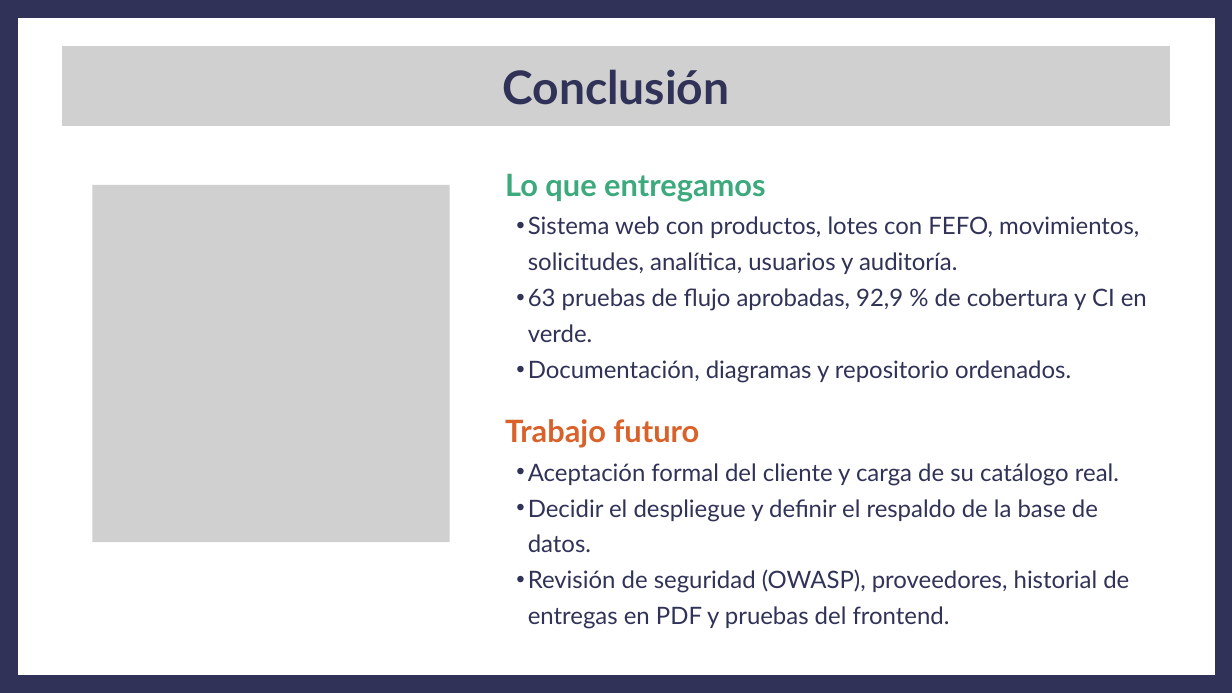
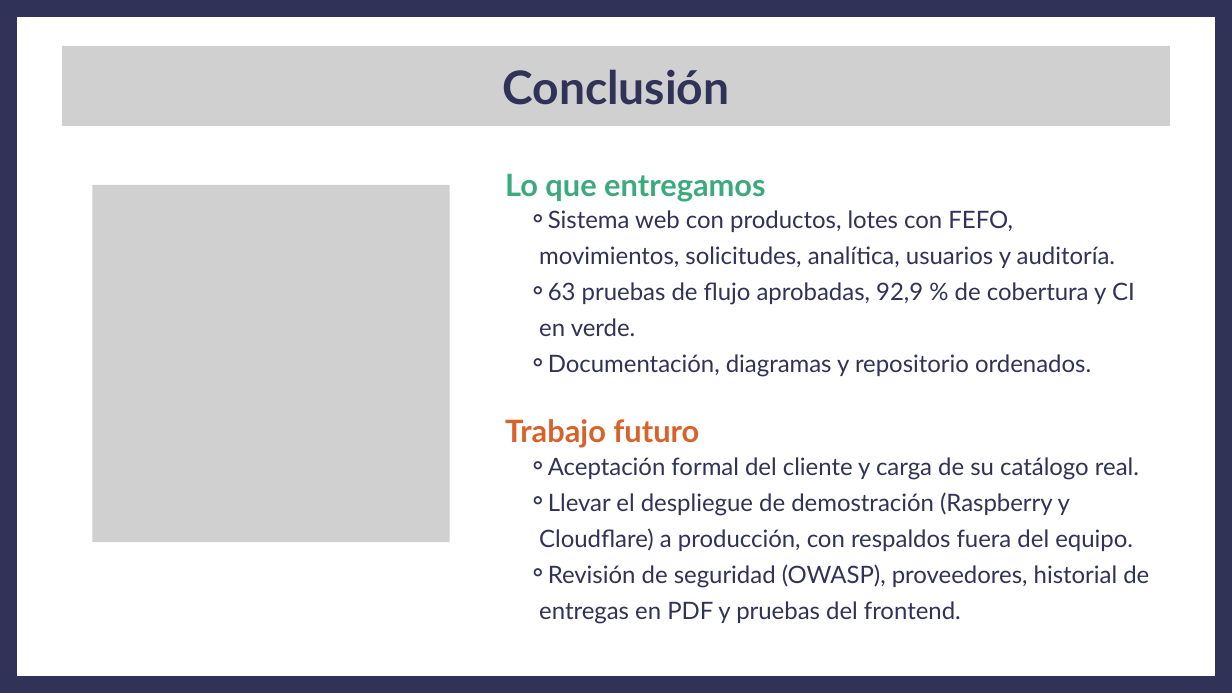
Before and after one commit to ezequielesq/SAN-BERNARDO-MALLEN-GONZALEZ-PTY4614-002D-EQUIPO-3, a slide deck: slide 15 of FASE 2/EVIDENCIAS PROYECTO/PRESENTACIÓN FASE 2 - CAPSTONE.pptx (slide 14 before the commit). Drawn at 1232x693 pixels with LibreOffice and Linux fonts; fonts in the diff are those of the drawing; grey boxes stand for pictures. Boxes give left, top, right and bottom in pixels: in the first picture for what was removed or moved away, otherwise in the second. Text is boxed around its words. In the diff, an @@ line names an element or a change of style, - is before the commit and + after.

```diff
--- a/FASE 2/EVIDENCIAS PROYECTO/PRESENTACIÓN FASE 2 - CAPSTONE.pptx
+++ b/FASE 2/EVIDENCIAS PROYECTO/PRESENTACIÓN FASE 2 - CAPSTONE.pptx
@@ text "Sistema web con productos, lotes ..." at [539, 210, 1135, 377]: bullet • to ⚬; list level 2 to 3 in "Sistema web con productos, lotes ..."; list level 2 to 3 in "63 pruebas de flujo aprobadas, ..."; list level 2 to 3 in "Documentación, diagramas y repositorio ordenados." @@
@@ text at [539, 457, 1149, 624]: bullet • to ⚬; list level 2 to 3 in "Aceptación formal del cliente y ..."; list level 2 to 3 in "Revisión de seguridad (OWASP), proveedores, ..." @@
@@ text at [539, 492, 1133, 551]: text changed @@
-  • Decidir el despliegue y definir el respaldo de la base de datos.
+    ⚬ Llevar el despliegue de demostración (Raspberry y Cloudflare) a producción, con respaldos fuera del equipo.
```
Also in this commit, not shown: 29 other slides changed, 2 slides added, 1 other file.
